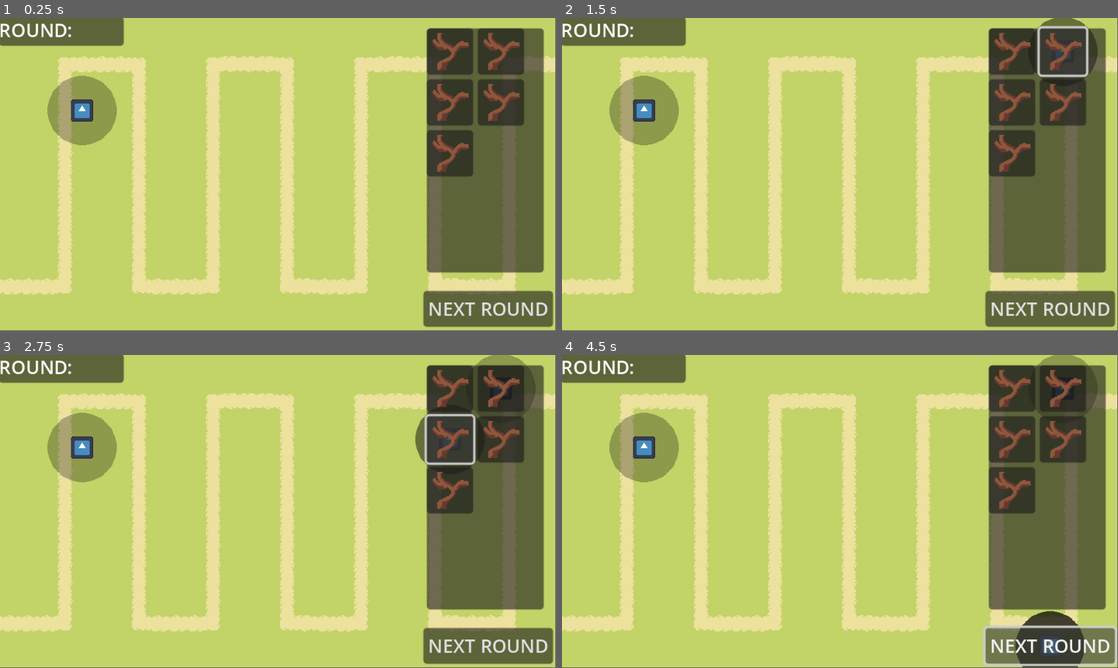
Above: before the commit, frames 1-4 (two rows, left to right).
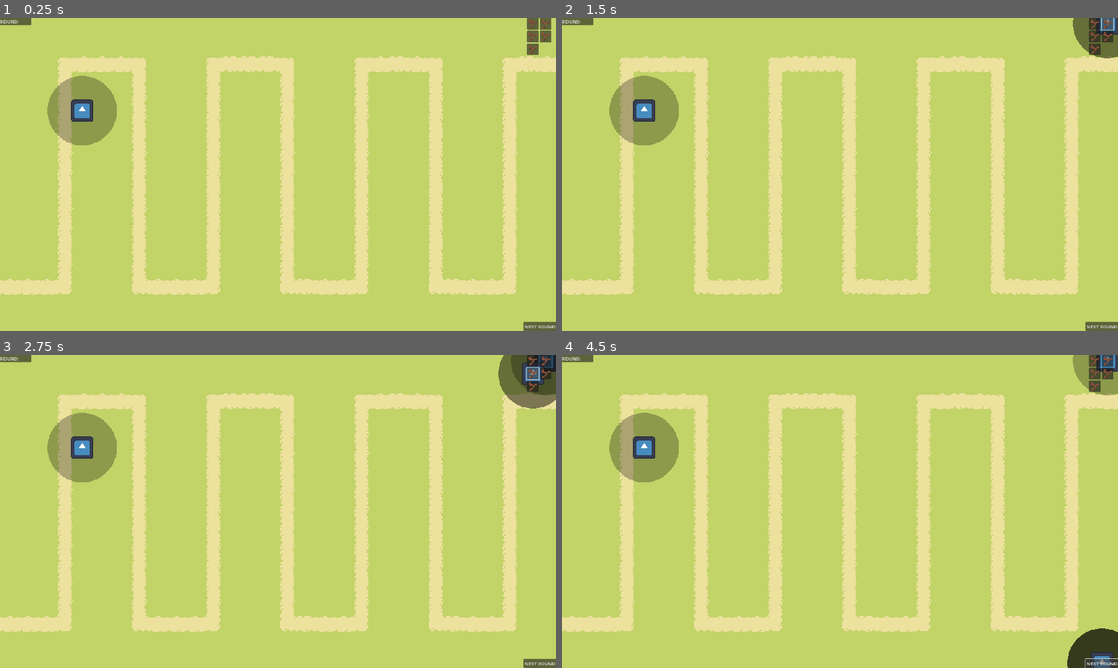
Above: after the commit, the same moments.

Repository: MindVisceral/BoneTD
Game: Godot game, scene res://Levels/Level1/Level1.tscn
Same seed, same stepped clock (60 frames per second), same inputs: the game is played once before the commit and once after it. The engine's default icon, where the game draws it, is replaced by a stand-in: a white triangle on a blue panel in a dark square.
Inputs (mouse positions are in pixels of both pictures, inside the frame that each line leads up to; where the layout moved, square brackets give the same spot in the first picture):
- Up to frame 1 (0.25 s): no input
- Up to frame 2 (1.5 s): click (1095, 24) [1012, 52] at 0.5 s; click (1106, 24) [1062, 52] at 1.25 s
- Up to frame 3 (2.75 s): click (533, 373) [450, 439] at 2 s
- Up to frame 4 (4.5 s): click (1106, 373) [1062, 439] at 2.75 s; click (1095, 386) [1012, 489] at 3.5 s; click "NEXT ROUND" at 4.25 s
In our replay, the window is 799x449 before the commit and 800x450 after it. These sizes can differ from the game's own. Grey fills any space a smaller window leaves; there, only what the larger window draws over its background counts as a difference.

The runs differ from the first frame. In frame 1, 22% of the frame differs, in the area x 0-100%, y 0-100%; in frame 2, 23%; in frame 3, 23%; in frame 4, 23%.

Commit message:
Changed resolution and fixed UI for it

Diff:
--- a/Levels/Level1/Level1.tscn
+++ b/Levels/Level1/Level1.tscn
@@ -423,6 +423,16 @@
 }
 point_count = 16
 
+[sub_resource type="GDScript" id="GDScript_kc65i"]
+resource_name = "GUI"
+script/source = "extends CanvasLayer
+
+
+# Called when the node enters the scene tree for the first time.
+func _ready() -> void:
+	get_viewport().size = DisplayServer.screen_get_size()
+"
+
 [node name="Level1" type="Node2D"]
 
 [node name="TileMap" type="TileMap" parent="."]
@@ -435,7 +445,7 @@
 
 [node name="RoundHandler" parent="." node_paths=PackedStringArray("path_reference", "nextRound_button") instance=ExtResource("2_7b7bi")]
 path_reference = NodePath("../MovementPath")
-nextRound_button = NodePath("../TemporaryGUI/Button")
+nextRound_button = NodePath("../GUI/TemporaryGUI/Button")
 number_of_rounds = 3
 
 [node name="BaseRound" parent="RoundHandler" instance=ExtResource("3_gmuuh")]
@@ -451,97 +461,88 @@
 curve = SubResource("Curve2D_ja27w")
 
 [node name="LevelCamera" type="Camera2D" parent="."]
-offset = Vector2(240, 135)
-
-[node name="TemporaryGUI" type="Control" parent="."]
+anchor_mode = 0
+zoom = Vector2(4, 4)
+
+[node name="GUI" type="CanvasLayer" parent="."]
+script = SubResource("GDScript_kc65i")
+
+[node name="TemporaryGUI" type="Control" parent="GUI"]
 custom_minimum_size = Vector2(470, 270)
 layout_mode = 3
 anchors_preset = 15
 anchor_right = 1.0
 anchor_bottom = 1.0
-offset_right = 470.0
-offset_bottom = 270.0
 grow_horizontal = 2
 grow_vertical = 2
 size_flags_horizontal = 4
 size_flags_vertical = 4
 mouse_filter = 2
 
-[node name="Panel" type="Panel" parent="TemporaryGUI"]
+[node name="Panel" type="Panel" parent="GUI/TemporaryGUI"]
 layout_mode = 1
-anchors_preset = 8
-anchor_left = 0.5
-anchor_top = 0.5
-anchor_right = 0.5
-anchor_bottom = 0.5
-offset_left = -236.0
-offset_top = -136.0
-offset_right = -128.0
-offset_bottom = -111.0
-grow_horizontal = 2
-grow_vertical = 2
+offset_right = 108.0
+offset_bottom = 25.0
 mouse_filter = 2
 
-[node name="Label" type="Label" parent="TemporaryGUI/Panel"]
+[node name="Label" type="Label" parent="GUI/TemporaryGUI/Panel"]
 layout_mode = 1
 offset_right = 68.0
 offset_bottom = 23.0
 text = "ROUND: "
 
-[node name="Panel2" type="Panel" parent="TemporaryGUI"]
+[node name="Panel2" type="Panel" parent="GUI/TemporaryGUI"]
 layout_mode = 1
-anchors_preset = 6
+anchors_preset = 11
 anchor_left = 1.0
-anchor_top = 0.5
 anchor_right = 1.0
-anchor_bottom = 0.5
-offset_left = -101.0
-offset_top = -126.0
-offset_bottom = 85.0
+anchor_bottom = 1.0
 grow_horizontal = 0
 grow_vertical = 2
 mouse_filter = 2
 
-[node name="VFlowContainer" type="HFlowContainer" parent="TemporaryGUI/Panel2"]
+[node name="VFlowContainer" type="HFlowContainer" parent="GUI/TemporaryGUI/Panel2"]
+custom_minimum_size = Vector2(100, 150)
 layout_mode = 1
-anchors_preset = 15
+anchors_preset = 1
+anchor_left = 1.0
+anchor_right = 1.0
+offset_left = -100.0
+offset_bottom = 150.0
+grow_horizontal = 0
+mouse_filter = 2
+
+[node name="BaseSelectButton" parent="GUI/TemporaryGUI/Panel2/VFlowContainer" node_paths=PackedStringArray("tower_handler") instance=ExtResource("6_4qvdn")]
+layout_mode = 2
+tower_handler = NodePath("../../../../../TowerHandler")
+
+[node name="BaseSelectButton2" parent="GUI/TemporaryGUI/Panel2/VFlowContainer" node_paths=PackedStringArray("tower_handler") instance=ExtResource("6_4qvdn")]
+layout_mode = 2
+tower_handler = NodePath("../../../../../TowerHandler")
+
+[node name="BaseSelectButton3" parent="GUI/TemporaryGUI/Panel2/VFlowContainer" node_paths=PackedStringArray("tower_handler") instance=ExtResource("6_4qvdn")]
+layout_mode = 2
+tower_handler = NodePath("../../../../../TowerHandler")
+
+[node name="BaseSelectButton4" parent="GUI/TemporaryGUI/Panel2/VFlowContainer" node_paths=PackedStringArray("tower_handler") instance=ExtResource("6_4qvdn")]
+layout_mode = 2
+tower_handler = NodePath("../../../../../TowerHandler")
+
+[node name="BaseSelectButton5" parent="GUI/TemporaryGUI/Panel2/VFlowContainer" node_paths=PackedStringArray("tower_handler") instance=ExtResource("6_4qvdn")]
+layout_mode = 2
+tower_handler = NodePath("../../../../../TowerHandler")
+
+[node name="Button" type="Button" parent="GUI/TemporaryGUI"]
+layout_mode = 1
+anchors_preset = 3
+anchor_left = 1.0
+anchor_top = 1.0
 anchor_right = 1.0
 anchor_bottom = 1.0
-grow_horizontal = 2
-grow_vertical = 2
-mouse_filter = 2
-
-[node name="BaseSelectButton" parent="TemporaryGUI/Panel2/VFlowContainer" node_paths=PackedStringArray("tower_handler") instance=ExtResource("6_4qvdn")]
-layout_mode = 2
-tower_handler = NodePath("../../../../TowerHandler")
-
-[node name="BaseSelectButton2" parent="TemporaryGUI/Panel2/VFlowContainer" node_paths=PackedStringArray("tower_handler") instance=ExtResource("6_4qvdn")]
-layout_mode = 2
-tower_handler = NodePath("../../../../TowerHandler")
-
-[node name="BaseSelectButton3" parent="TemporaryGUI/Panel2/VFlowContainer" node_paths=PackedStringArray("tower_handler") instance=ExtResource("6_4qvdn")]
-layout_mode = 2
-tower_handler = NodePath("../../../../TowerHandler")
-
-[node name="BaseSelectButton4" parent="TemporaryGUI/Panel2/VFlowContainer" node_paths=PackedStringArray("tower_handler") instance=ExtResource("6_4qvdn")]
-layout_mode = 2
-tower_handler = NodePath("../../../../TowerHandler")
-
-[node name="BaseSelectButton5" parent="TemporaryGUI/Panel2/VFlowContainer" node_paths=PackedStringArray("tower_handler") instance=ExtResource("6_4qvdn")]
-layout_mode = 2
-tower_handler = NodePath("../../../../TowerHandler")
-
-[node name="Button" type="Button" parent="TemporaryGUI"]
-layout_mode = 1
-anchors_preset = 15
-anchor_right = 1.0
-anchor_bottom = 1.0
-offset_left = 366.0
-offset_top = 236.0
-offset_right = 8.0
-offset_bottom = -3.0
-grow_horizontal = 2
-grow_vertical = 2
+offset_left = -112.0
+offset_top = -31.0
+grow_horizontal = 0
+grow_vertical = 0
 action_mode = 0
 text = "NEXT ROUND
 "
--- a/Levels/TowerHandler.gd
+++ b/Levels/TowerHandler.gd
@@ -1,6 +1,5 @@
 class_name TowerHandler
 extends Node2D
-
 ###-------------------------------------------------------------------------###
 ##### References
 ###-------------------------------------------------------------------------###
--- a/project.godot
+++ b/project.godot
@@ -10,7 +10,7 @@
 
 [application]
 
-config/name="Bone Td"
+config/name="Bone TD"
 run/main_scene="res://Levels/Level1/Level1.tscn"
 config/features=PackedStringArray("4.2", "Forward Plus")
 config/icon="res://icon.svg"
@@ -21,9 +21,10 @@
 
 [display]
 
-window/size/viewport_width=960
-window/size/viewport_height=540
-window/stretch/scale=2.0
+window/size/viewport_width=1920
+window/size/viewport_height=1080
+window/stretch/mode="canvas_items"
+window/stretch/aspect="expand"
 
 [input]
 
Not shown: 1 places in Levels/Level1/Level1.tscn that only renumber resources
